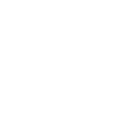
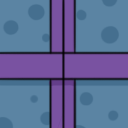
Layered file, before and after one edit (128×128). Changes by layer:
added group "Mystery Box" with 8 layers above "Projectile" over [0, 0, 128, 128]
added group "Top" with 3 layers in group "Mystery Box" over [0, 0, 128, 128]
added layer "Box-Outline" (1st of 2, in "Mystery Box" › "Top") in group "Top" over [0, 0, 128, 128]
added layer "Box-Highlights" (1st of 2, in "Mystery Box" › "Top") in group "Top" over [0, 77, 128, 87]
added layer "Box-Colour" (1st of 2, in "Mystery Box" › "Top") in group "Top" over [0, 0, 128, 128]
added group "Side" with 3 layers in group "Mystery Box" over [0, 0, 128, 128]
added layer "Box-Outline" (2nd of 2, in "Mystery Box" › "Side") in group "Side" over [0, 0, 128, 128]
added layer "Box-Highlights" (2nd of 2, in "Mystery Box" › "Side") in group "Side" over [0, 0, 128, 128]
added layer "Box-Colour" (2nd of 2, in "Mystery Box" › "Side") in group "Side" over [0, 0, 128, 128]
showed "Background" over [0, 0, 128, 128]
